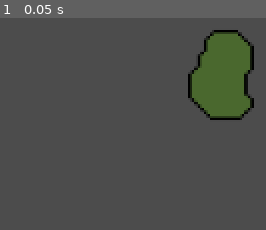
Above: before the commit, frame 1.
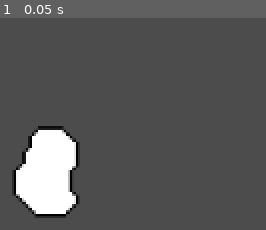
Above: after the commit, the same moment.

Repository: Raelr/StrategyGame
Game: Godot game, scene res://Scenes/World.tscn
Two runs of this game, one before a commit and one after it. Both use one fixed random seed, a clock stepped at 60 frames per second and the inputs below.
Inputs:
- Up to frame 1 (0.05 s): no input

The runs differ from the first frame. In frame 1, 17% of the frame differs, in the area x 4-96%, y 5-95%.

Commit message:
Added in basic region class

Diff:
--- a/Scenes/Region.tscn
+++ b/Scenes/Region.tscn
@@ -1,23 +1,22 @@
-[gd_scene load_steps=4 format=2]
+[gd_scene load_steps=5 format=2]
 
 [ext_resource path="res://Sprites/Region1Outline.png" type="Texture" id=1]
 [ext_resource path="res://Sprites/Region1Details.png" type="Texture" id=2]
 [ext_resource path="res://Sprites/Region1Overlay.png" type="Texture" id=3]
+[ext_resource path="res://Scripts/Region.gd" type="Script" id=4]
 
-[node name="Region" type="Node2D"]
+[node name="Area2D" type="Area2D"]
+script = ExtResource( 4 )
 
-[node name="Region1Details" type="Sprite" parent="."]
+[node name="Details" type="Sprite" parent="."]
 texture = ExtResource( 2 )
 
-[node name="Region1Overlay" type="Sprite" parent="Region1Details"]
-modulate = Color( 1, 1, 1, 0 )
+[node name="Overlay" type="Sprite" parent="Details"]
 texture = ExtResource( 3 )
 
-[node name="Region1Outline" type="Sprite" parent="Region1Details"]
+[node name="Outline" type="Sprite" parent="Details"]
 modulate = Color( 0, 0, 0, 1 )
 texture = ExtResource( 1 )
 
-[node name="Area2D" type="Area2D" parent="."]
-
-[node name="CollisionPolygon2D" type="CollisionPolygon2D" parent="Area2D"]
-polygon = PoolVector2Array( -6.90699, 28.8145, 12.9023, 29.1102, 14.8241, 27.1145, 16.5241, 25.1927, 19.0372, 22.8274, 20.8112, 21.0534, 20.8851, 15.5098, 18.9633, 13.3663, 17.0415, 11.001, 16.9676, 1.17025, 21.1069, -2.969, 21.0921, -18.846, 11.1874, -28.9724, -4.77822, -29.0463, -11.2088, -23.0592, -11.2088, -16.8503, -14.9785, -13.0806, -15.1263, -7.24131, -20.8917, -0.884609, -21.1874, 14.6376 )
+[node name="CollisionPolygon2D" type="CollisionPolygon2D" parent="."]
+polygon = PoolVector2Array( -21.0441, 15.0385, -7.01394, 29.2055, 12.902, 29.1371, 21.1832, 21.0612, 21.0464, 15.2438, 17.1453, 10.5215, 17.0769, -0.839531, 21.1148, -3.16648, 21.1148, -18.9761, 10.8488, -28.9683, -5.02919, -29.0367, -11.1203, -23.2878, -11.1203, -17.2651, -15.2952, -13.0903, -15.0214, -7.27287, -21.1125, -0.839531 )
--- a/Scenes/World.tscn
+++ b/Scenes/World.tscn
@@ -5,4 +5,4 @@
 [node name="World" type="Node2D"]
 
 [node name="Region" parent="." instance=ExtResource( 1 )]
-position = Vector2( 167.387, 225.47 )
+position = Vector2( 55.4896, 286.922 )
--- /dev/null
+++ b/Scripts/Region.gd
@@ -0,0 +1,7 @@
+extends Node2D
+
+func _input_event(viewport, event, shape_idx):
+	if event is InputEventMouseButton:
+		if event.pressed:
+			if Input.is_action_pressed("lmb"):
+				print("CLICKED")
--- a/project.godot
+++ b/project.godot
@@ -19,6 +19,14 @@
 run/main_scene="res://Scenes/World.tscn"
 config/icon="res://icon.png"
 
+[input]
+
+lmb={
+"deadzone": 0.5,
+"events": [ Object(InputEventMouseButton,"resource_local_to_scene":false,"resource_name":"","device":0,"alt":false,"shift":false,"control":false,"meta":false,"command":false,"button_mask":0,"position":Vector2( 0, 0 ),"global_position":Vector2( 0, 0 ),"factor":1.0,"button_index":1,"pressed":false,"doubleclick":false,"script":null)
+ ]
+}
+
 [rendering]
 
 environment/default_environment="res://default_env.tres"
